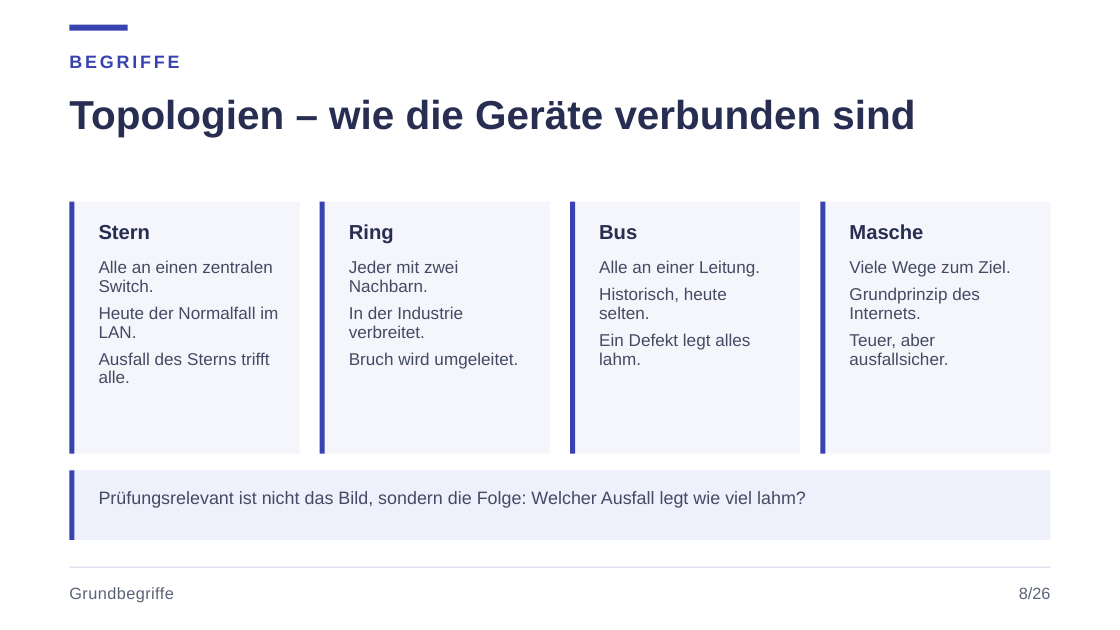
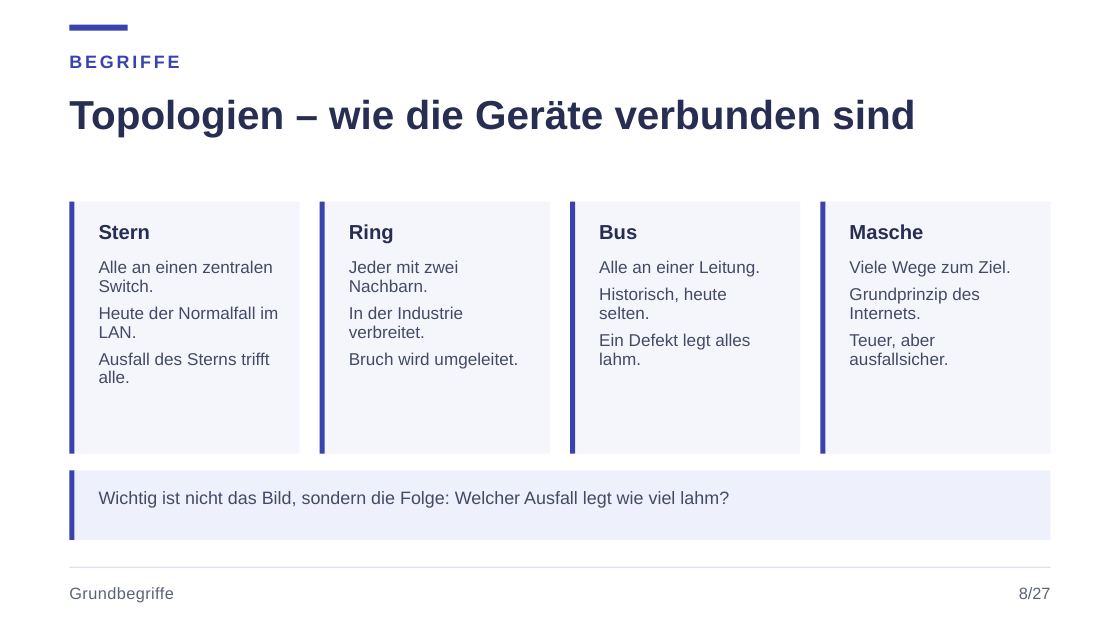
Before and after one commit to JacobMenge/kurs-unterlagen, a slide deck: slide 11 of folien/dist/01-netzwerke-grundlagen.pptx. Drawn at 1120x630 pixels with LibreOffice and Linux fonts; fonts in the diff are those of the drawing. Boxes give left, top, right and bottom in pixels: in the first picture for what was removed or moved away, otherwise in the second. Text is boxed around its words. In the diff, an @@ line names an element or a change of style, - is before the commit and + after.

```diff
--- a/folien/dist/01-netzwerke-grundlagen.pptx
+++ b/folien/dist/01-netzwerke-grundlagen.pptx
@@ text at (99,491,729,508): text changed @@
-Prüfungsrelevant ist nicht das Bild, sondern die Folge: Welcher Ausfall legt wie viel lahm?
+Wichtig ist nicht das Bild, sondern die Folge: Welcher Ausfall legt wie viel lahm?
@@ text at (1019,587,1051,599): text changed @@
-8/26
+8/27
```
Also in this commit, not shown: 26 other slides changed, 1 slide added, 2 other files.
